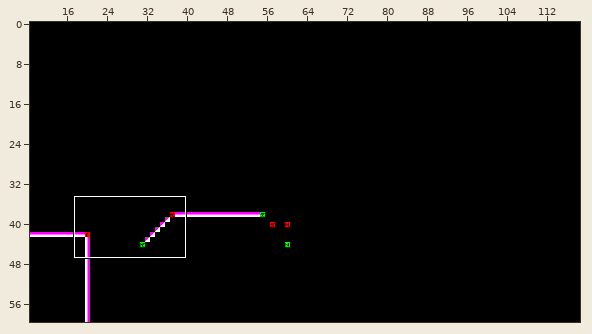
One commit to this Tiled map: res/levels/level0.tmx. Above, an overview of the earlier version with the close-up marked.
Close-up. Old version:
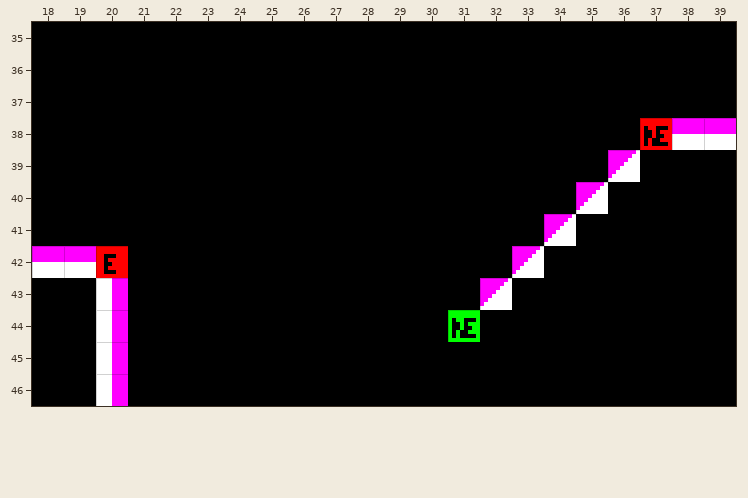
Cells are 8x8 px. Shown: x 18..39, y 35..46. The commit also changed other parts of the map, which this record leaves out.
Now the later version:
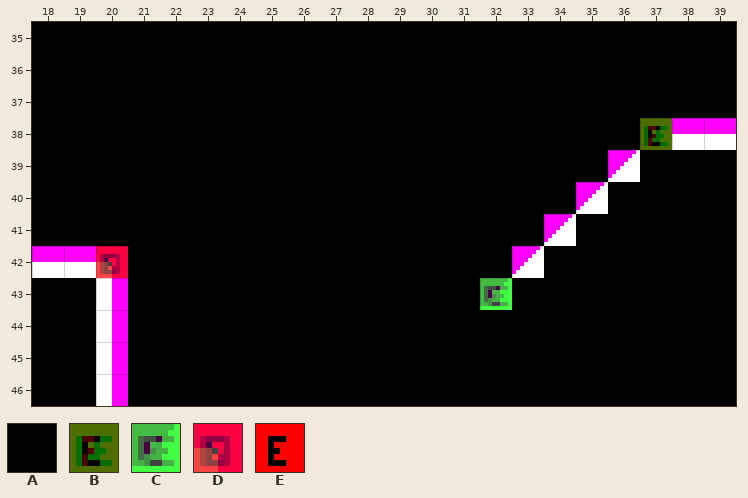
Key: from "tilesheet": A 0, B 145, C 146, D 160, E 161.
_ is an empty cell.
Tiles of an added or newly shown layer are drawn over the layers below it.
See-through tiles are keyed as they look on the map.
What changed:
layer "Tile Layer 1" opacity 100% -> 54%
Layer "col":
Tile A now appears in row 44 at x 31.
Layer "Tile Layer 1":
Tile C now appears in row 43 at x 32.
The author changed tile E to tile D in row 42 at x 20.
The edit erases tile C in row 44 at x 31.
Layer "Tile Layer 2" (now shown):
Tile B now appears in row 38 at x 37; in row 43 at x 32.
Tile E now appears in row 42 at x 20.
